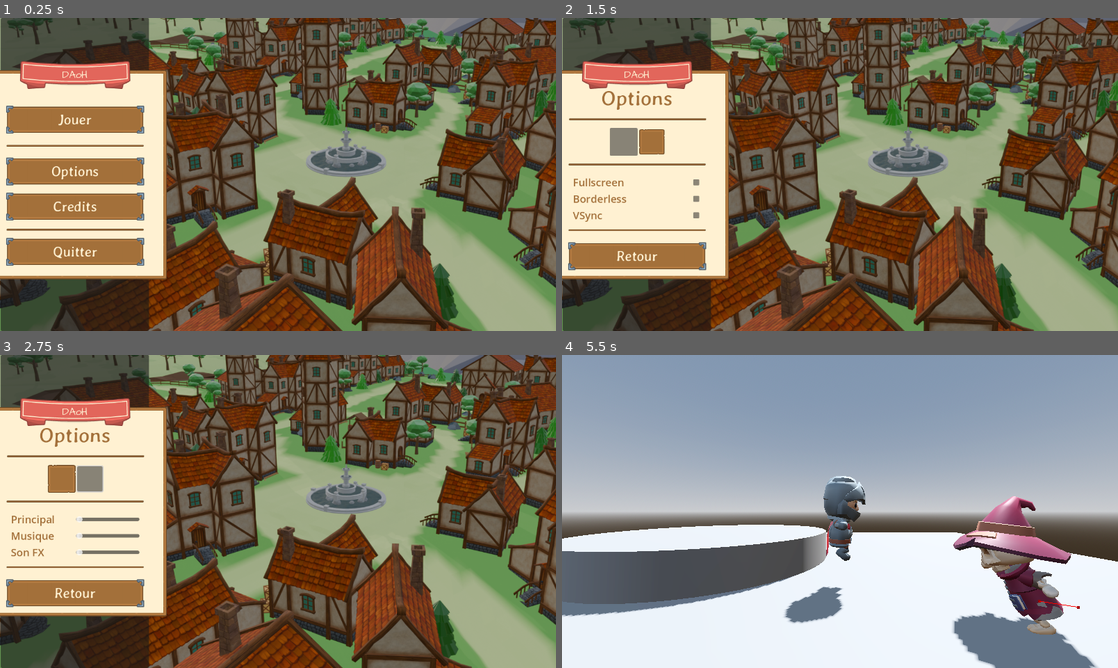
Above: before the commit, frames 1-4 (two rows, left to right).
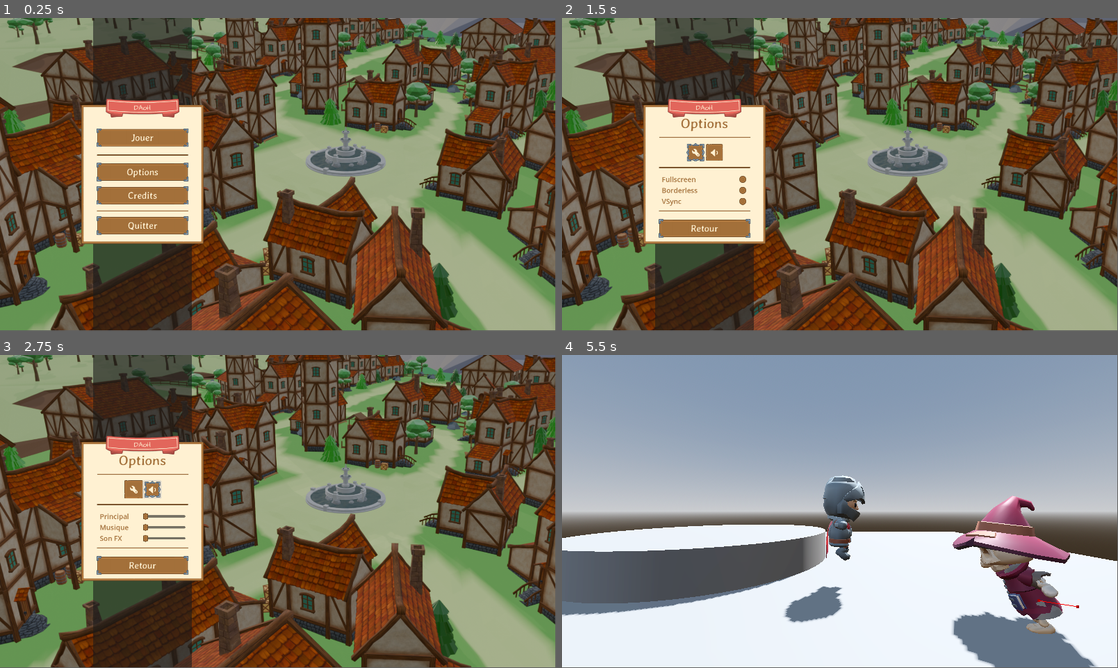
Above: after the commit, the same moments.

Repository: LuDoSniper/DAoH
Game: Godot game, scene res://scenes/menu/home/home_menu.tscn
Two runs of this game, one before a commit and one after it. Both use one fixed random seed, a clock stepped at 60 frames per second and the inputs below.
Inputs (mouse positions are in pixels of both pictures, inside the frame that each line leads up to; where the layout moved, square brackets give the same spot in the first picture):
- Up to frame 1 (0.25 s): no input
- Up to frame 2 (1.5 s): click "Options" at 0.5 s; click (695, 152) [623, 140] at 1.25 s
- Up to frame 3 (2.75 s): click (150, 489) [88, 477] at 2 s
- Up to frame 4 (5.5 s): click "Retour" at 2.75 s; click "Jouer" at 3.5 s; click "Host" at 4.25 s; move the mouse to (962, 495) at 5.02 s; hold D (move_right) from 5.03 s (still down); hold E (interact) from 5.03 s (still down); tap Space (jump) at 5.27 s
In our replay, the window is 800x450 before the commit and 799x449 after it. These sizes can differ from the game's own. Grey fills any space a smaller window leaves; there, only what the larger window draws over its background counts as a difference.

The runs differ from the first frame. In frame 1, 34% of the frame differs, in the area x 0-100%, y 0-100%; in frame 2, 32%; in frame 3, 32%; in frame 4, 1.5%.

Commit message:
Finish options scene

Diff:
--- a/project.godot
+++ b/project.godot
@@ -23,8 +23,9 @@
 
 [display]
 
-window/size/viewport_width=1280
-window/size/viewport_height=720
+window/size/viewport_width=1920
+window/size/viewport_height=1080
+window/size/mode=3
 
 [input]
 
--- a/scenes/menu/settings/settings.gd
+++ b/scenes/menu/settings/settings.gd
@@ -37,9 +37,15 @@
 	if state == "video":
 		video_type_button.add_theme_stylebox_override("normal", selected_stylebox)
 		audio_type_button.add_theme_stylebox_override("normal", default_stylebox)
+
+		video_type_button.add_theme_stylebox_override("hover", selected_stylebox)
+		audio_type_button.add_theme_stylebox_override("hover", default_stylebox)
 	else:
 		audio_type_button.add_theme_stylebox_override("normal", selected_stylebox)
 		video_type_button.add_theme_stylebox_override("normal", default_stylebox)
+
+		audio_type_button.add_theme_stylebox_override("hover", selected_stylebox)
+		video_type_button.add_theme_stylebox_override("hover", default_stylebox)
 
 func _on_quitter_pressed() -> void:
 	get_tree().change_scene_to_file("res://scenes/menu/home/home_menu.tscn")
--- a/scenes/menu/settings/settings.tscn
+++ b/scenes/menu/settings/settings.tscn
@@ -10,6 +10,11 @@
 [ext_resource type="Texture2D" uid="uid://b8bpd53ul5cgi" path="res://addons/menu/bouton.png" id="7_k1bdj"]
 [ext_resource type="Texture2D" uid="uid://dkyahl08epuid" path="res://addons/menu/panel_brown_arrows_dark_detail.png" id="8_wxqhd"]
 [ext_resource type="Texture2D" uid="uid://bf1v8nxq8uafa" path="res://addons/menu/panel_brown_damaged_dark.png" id="9_27xop"]
+[ext_resource type="Texture2D" uid="uid://tqccuyt4dl4i" path="res://addons/menu/video.png" id="9_tk68u"]
+[ext_resource type="Texture2D" uid="uid://dl5hjo8svhhg8" path="res://addons/menu/checkbox_brown_empty.png" id="10_27xop"]
+[ext_resource type="Texture2D" uid="uid://bkmys4jwphovp" path="res://addons/menu/checkbox_brown_checked.png" id="11_0bjim"]
+[ext_resource type="Texture2D" uid="uid://b8i2srs3p2keq" path="res://addons/menu/audio.png" id="11_7xv20"]
+[ext_resource type="Texture2D" uid="uid://ck60jc8fi1irl" path="res://addons/menu/scrollbar_brown_small.png" id="14_7xv20"]
 
 [sub_resource type="StyleBoxTexture" id="StyleBoxTexture_tk68u"]
 texture = ExtResource("1_q0jny")
@@ -24,8 +29,14 @@
 [sub_resource type="StyleBoxTexture" id="StyleBoxTexture_rdo6b"]
 texture = ExtResource("6_0bjim")
 
+[sub_resource type="StyleBoxTexture" id="StyleBoxTexture_og4gl"]
+texture = ExtResource("8_wxqhd")
+
 [sub_resource type="StyleBoxTexture" id="StyleBoxTexture_0bjim"]
 texture = ExtResource("8_wxqhd")
+
+[sub_resource type="StyleBoxTexture" id="StyleBoxTexture_y6hk0"]
+texture = ExtResource("9_27xop")
 
 [sub_resource type="StyleBoxTexture" id="StyleBoxTexture_k1bdj"]
 texture = ExtResource("9_27xop")
@@ -203,14 +214,20 @@
 layout_mode = 2
 size_flags_horizontal = 0
 size_flags_vertical = 4
+theme_override_styles/hover = SubResource("StyleBoxTexture_og4gl")
 theme_override_styles/normal = SubResource("StyleBoxTexture_0bjim")
+icon = ExtResource("9_tk68u")
+expand_icon = true
 
 [node name="Audio" type="Button" parent="MenuBG/Box/TypeMenu"]
 custom_minimum_size = Vector2(58, 58)
 layout_mode = 2
 size_flags_horizontal = 0
 size_flags_vertical = 4
+theme_override_styles/hover = SubResource("StyleBoxTexture_y6hk0")
 theme_override_styles/normal = SubResource("StyleBoxTexture_k1bdj")
+icon = ExtResource("11_7xv20")
+expand_icon = true
 
 [node name="Video" type="HBoxContainer" parent="MenuBG/Box"]
 layout_mode = 1
@@ -260,19 +277,31 @@
 size_flags_horizontal = 3
 
 [node name="Fullscreen" type="CheckBox" parent="MenuBG/Box/Video/Checks"]
+clip_contents = true
+custom_minimum_size = Vector2(24, 24)
 layout_direction = 3
 layout_mode = 2
-size_flags_vertical = 7
+size_flags_vertical = 6
+theme_override_icons/checked = ExtResource("11_0bjim")
+theme_override_icons/unchecked = ExtResource("10_27xop")
 
 [node name="Borderless" type="CheckBox" parent="MenuBG/Box/Video/Checks"]
+clip_contents = true
+custom_minimum_size = Vector2(24, 24)
 layout_direction = 3
 layout_mode = 2
-size_flags_vertical = 7
+size_flags_vertical = 6
+theme_override_icons/checked = ExtResource("11_0bjim")
+theme_override_icons/unchecked = ExtResource("10_27xop")
 
 [node name="VSync" type="CheckBox" parent="MenuBG/Box/Video/Checks"]
+clip_contents = true
+custom_minimum_size = Vector2(24, 24)
 layout_direction = 3
 layout_mode = 2
-size_flags_vertical = 7
+size_flags_vertical = 6
+theme_override_icons/checked = ExtResource("11_0bjim")
+theme_override_icons/unchecked = ExtResource("10_27xop")
 
 [node name="Audio" type="HBoxContainer" parent="MenuBG/Box"]
 visible = false
@@ -325,14 +354,23 @@
 [node name="HSlider3" type="HSlider" parent="MenuBG/Box/Audio/Sliders"]
 layout_mode = 2
 size_flags_vertical = 7
+theme_override_icons/grabber = ExtResource("14_7xv20")
+theme_override_icons/grabber_highlight = ExtResource("14_7xv20")
+theme_override_icons/grabber_disabled = ExtResource("14_7xv20")
 
 [node name="HSlider" type="HSlider" parent="MenuBG/Box/Audio/Sliders"]
 layout_mode = 2
 size_flags_vertical = 7
+theme_override_icons/grabber = ExtResource("14_7xv20")
+theme_override_icons/grabber_highlight = ExtResource("14_7xv20")
+theme_override_icons/grabber_disabled = ExtResource("14_7xv20")
 
 [node name="HSlider2" type="HSlider" parent="MenuBG/Box/Audio/Sliders"]
 layout_mode = 2
 size_flags_vertical = 7
+theme_override_icons/grabber = ExtResource("14_7xv20")
+theme_override_icons/grabber_highlight = ExtResource("14_7xv20")
+theme_override_icons/grabber_disabled = ExtResource("14_7xv20")
 
 [node name="Coupure2" type="Panel" parent="MenuBG/Box"]
 clip_contents = true
Binary file added: addons/menu/audio.png
Not shown, added: addons/menu/audio.png.import
Binary file added: addons/menu/checkbox_brown_checked.png
Not shown, added: addons/menu/checkbox_brown_checked.png.import
Binary file added: addons/menu/checkbox_brown_empty.png
Not shown, added: addons/menu/checkbox_brown_empty.png.import
Binary file added: addons/menu/scrollbar_brown_small.png
Not shown, added: addons/menu/scrollbar_brown_small.png.import
Binary file added: addons/menu/video.png
Not shown, added: addons/menu/video.png.import
Not shown: 1 places in scenes/menu/settings/settings.tscn that only renumber resources
